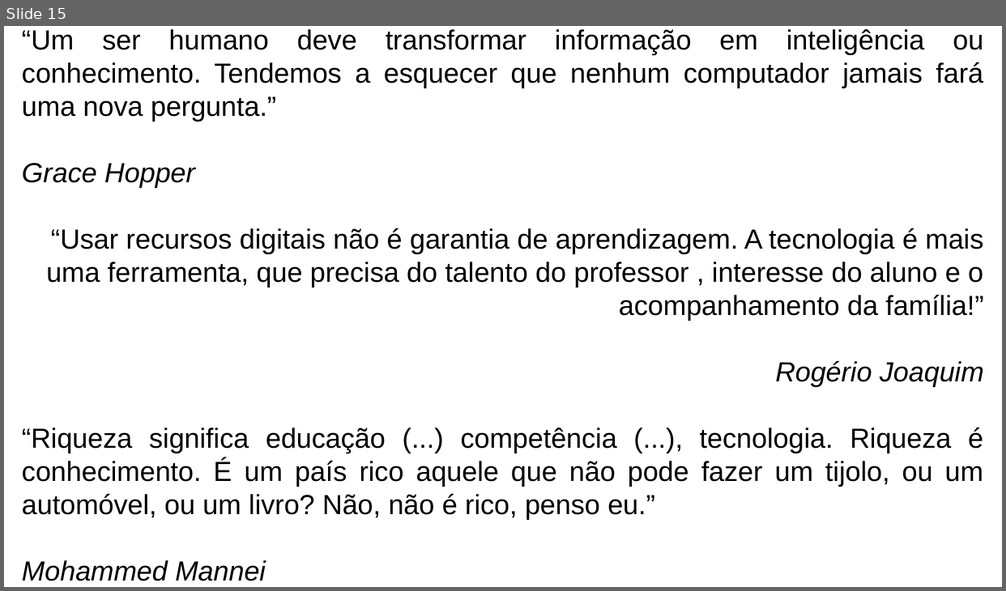
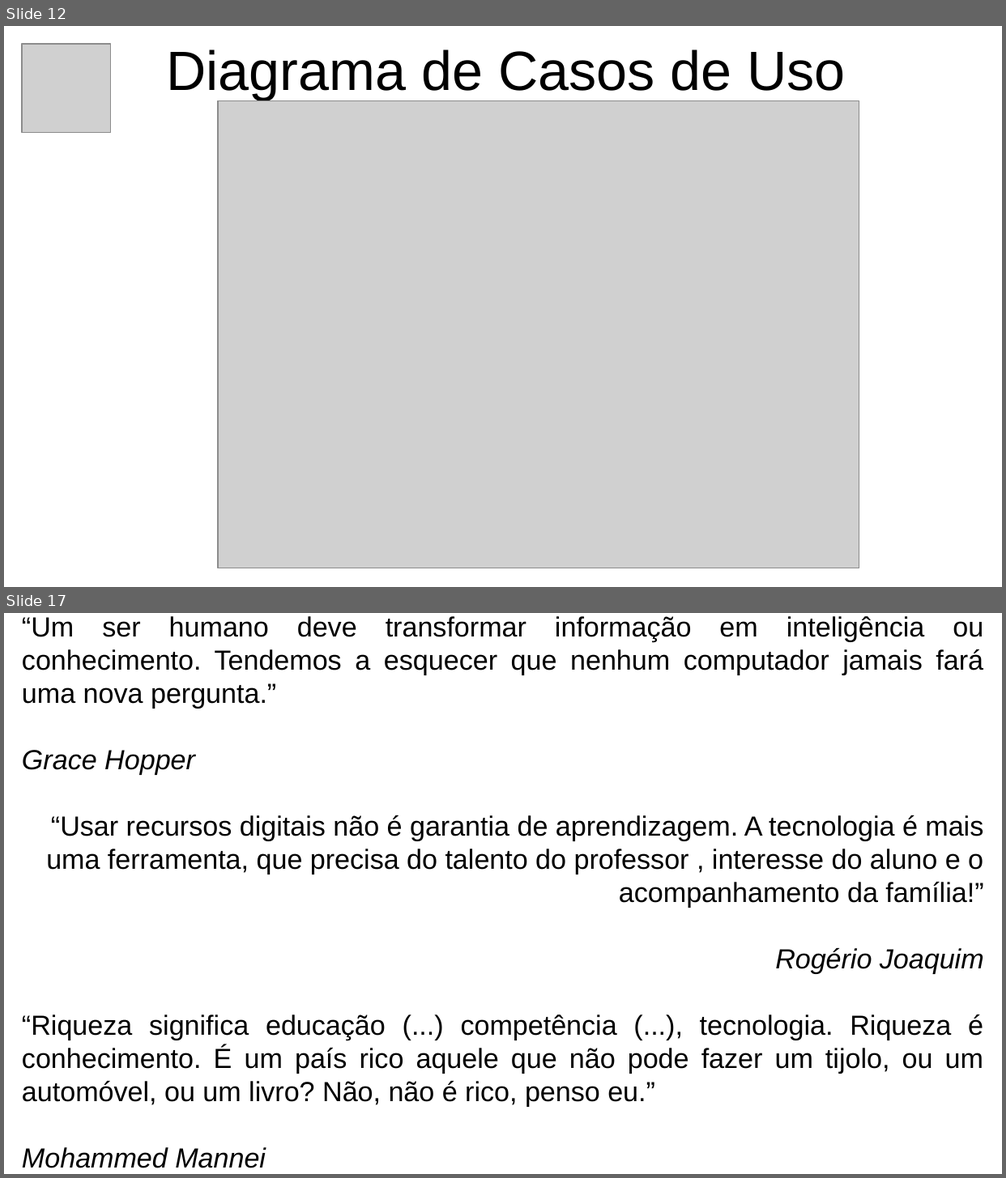
Before and after one commit to DarkCells/PySysbone, a slide deck: Apresentação_Defesa.odp. Shown one above the other, each under a label of ours: slide 15 before the commit, slides 12 and 17 after it; the slides between them are not shown. The pictures are 1006x591 and 1006x1178 pixels, drawn with LibreOffice and Linux fonts; fonts in the diff are those of the drawing; grey boxes stand for pictures. Boxes give left, top, right and bottom in pixels: in the first picture for what was removed or moved away, otherwise in the second. Text is boxed around its words. In the diff, an @@ line names an element or a change of style, - is before the commit and + after.

```diff
--- a/Apresentação_Defesa.odp
+++ b/Apresentação_Defesa.odp
@@ slide 12 added at [4, 26, 1002, 587], background #FFFFFF @@
@@ picture added at [22, 44, 111, 133] @@
@@ title added at [166, 49, 845, 101], 44 pt, text #000000 @@
+Diagrama de Casos de Uso
@@ picture added at [218, 101, 859, 570] @@
@@ what was slide 15 is now slide 17 @@
```
Also in this commit, not shown: 3 slides changed, 13 other slides added, 12 slides removed, 17 other files.
